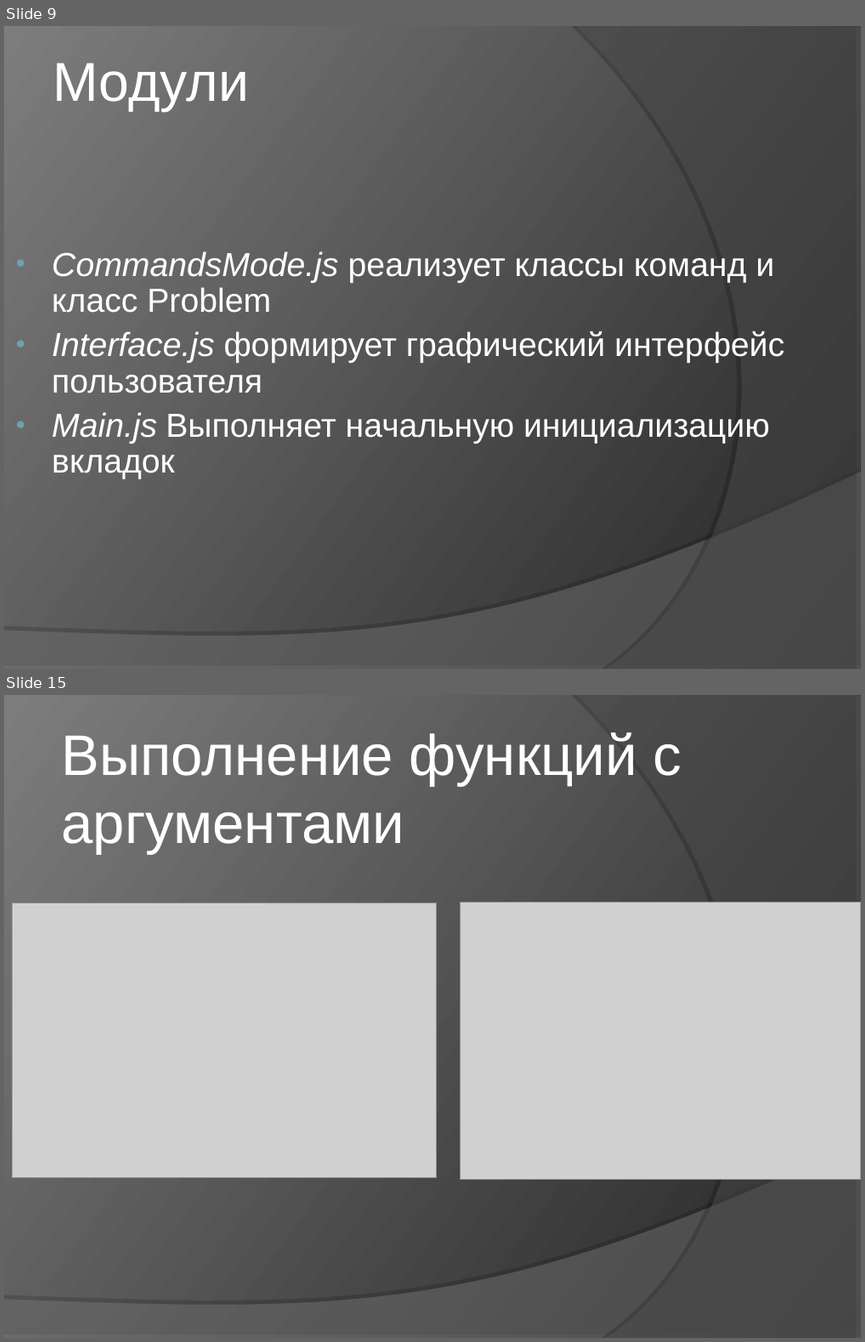
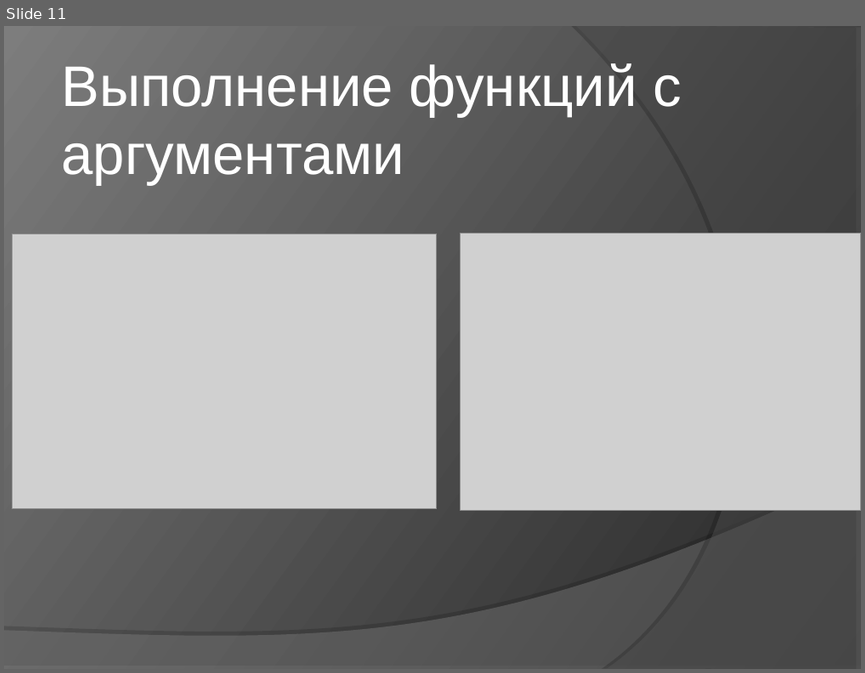
Before and after one commit to klenin/cats-junior, a slide deck: C8503A_Vasilyeva_presentation.ppt. Shown one above the other, each under a label of ours: slides 9 and 15 before the commit, slide 11 after it; the slides between them are not shown. The pictures are 865x1342 and 865x673 pixels, drawn with LibreOffice and Linux fonts; fonts in the diff are those of the drawing; grey boxes stand for pictures. Boxes give left, top, right and bottom in pixels: in the first picture for what was removed or moved away, otherwise in the second. Text is boxed around its words. In the diff, an @@ line names an element or a change of style, - is before the commit and + after.

```diff
--- a/C8503A_Vasilyeva_presentation.ppt
+++ b/C8503A_Vasilyeva_presentation.ppt
@@ slide 9 removed at (x1=4, y1=26, x2=861, y2=669), background gradient #242424 to #7D7D7D; not listed: 2 template elements that a slide beside it also shows @@
@@ title removed at (x1=53, y1=63, x2=249, y2=111) @@
-Модули
@@ text removed at (x1=52, y1=251, x2=784, y2=479) @@
-• CommandsMode.js реализует классы команд и класс Problem
-• Interface.js формирует графический интерфейс пользователя
-• Main.js Выполняет начальную инициализацию вкладок
@@ what was slide 15 is now slide 11 @@
```
Also in this commit, not shown: 9 slides changed, 3 other slides removed, 1 other file.
